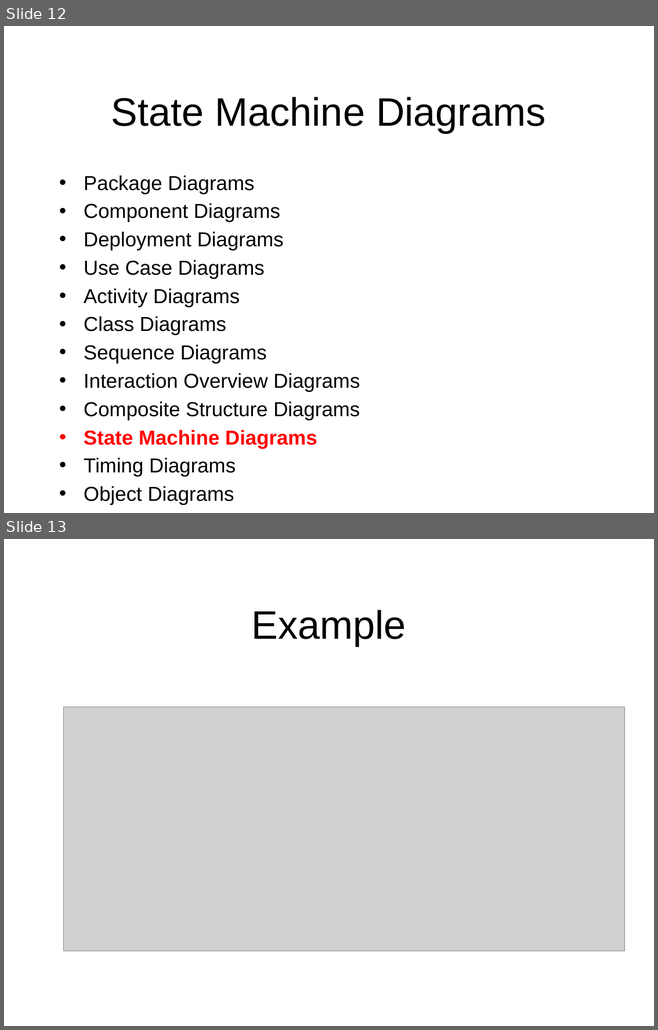
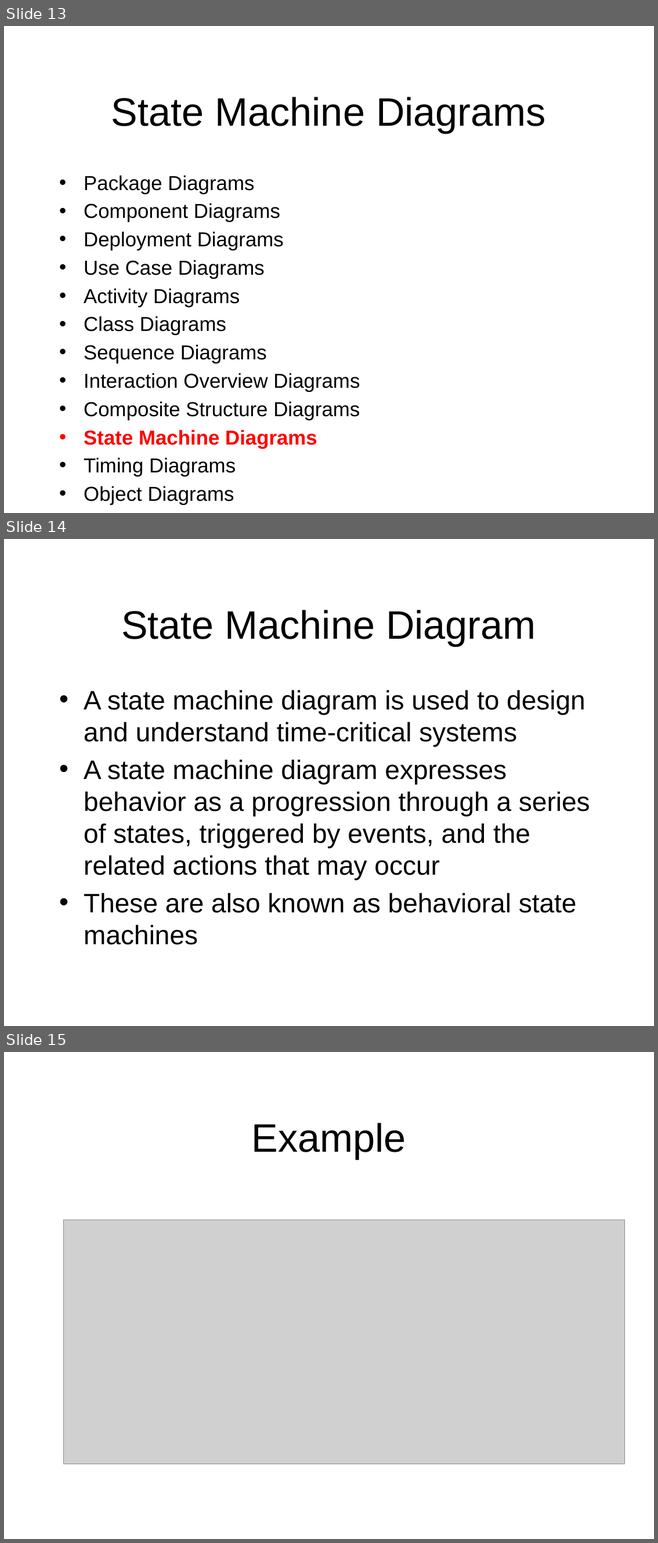
Before and after one commit to octaviordz/zjnu2017.github.io, a slide deck: OOAD/lectures/070--Notation.Part.2.pptx. Shown one above the other, each under a label of ours: slides 12 and 13 before the commit, slides 13, 14 and 15 after it. The pictures are 658x1030 and 658x1543 pixels, drawn with LibreOffice and Linux fonts; fonts in the diff are those of the drawing; grey boxes stand for pictures. Boxes give left, top, right and bottom in pixels: in the first picture for what was removed or moved away, otherwise in the second. Text is boxed around its words. In the diff, an @@ line names an element or a change of style, - is before the commit and + after.

```diff
--- a/OOAD/lectures/070--Notation.Part.2.pptx
+++ b/OOAD/lectures/070--Notation.Part.2.pptx
@@ slide 14 added at [4, 539, 654, 1026], background #FFFFFF @@
@@ title added at [121, 610, 536, 646], 44 pt, text #000000 @@
+State Machine Diagram
@@ text added at [83, 690, 590, 945], 29.6 pt, text #000000 @@
+• A state machine diagram is used to design and understand time-critical systems
+• A state machine diagram expresses behavior as a progression through a series of states, triggered by events, and the related actions that may occur
+• These are also known as behavioral state machines
@@ what was slide 12 is now slide 13 @@
@@ what was slide 13 is now slide 15 @@
```
Also in this commit, not shown: 1 slide changed, 1 other slide added, 3 other files.
